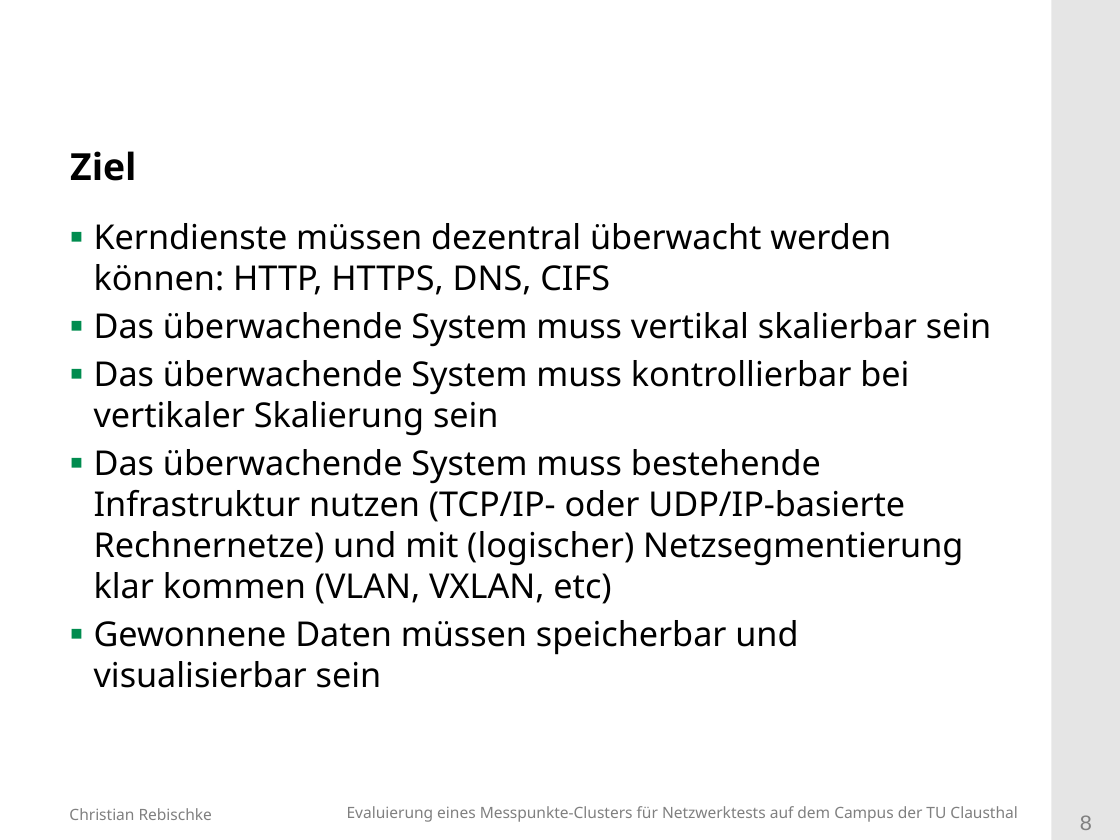
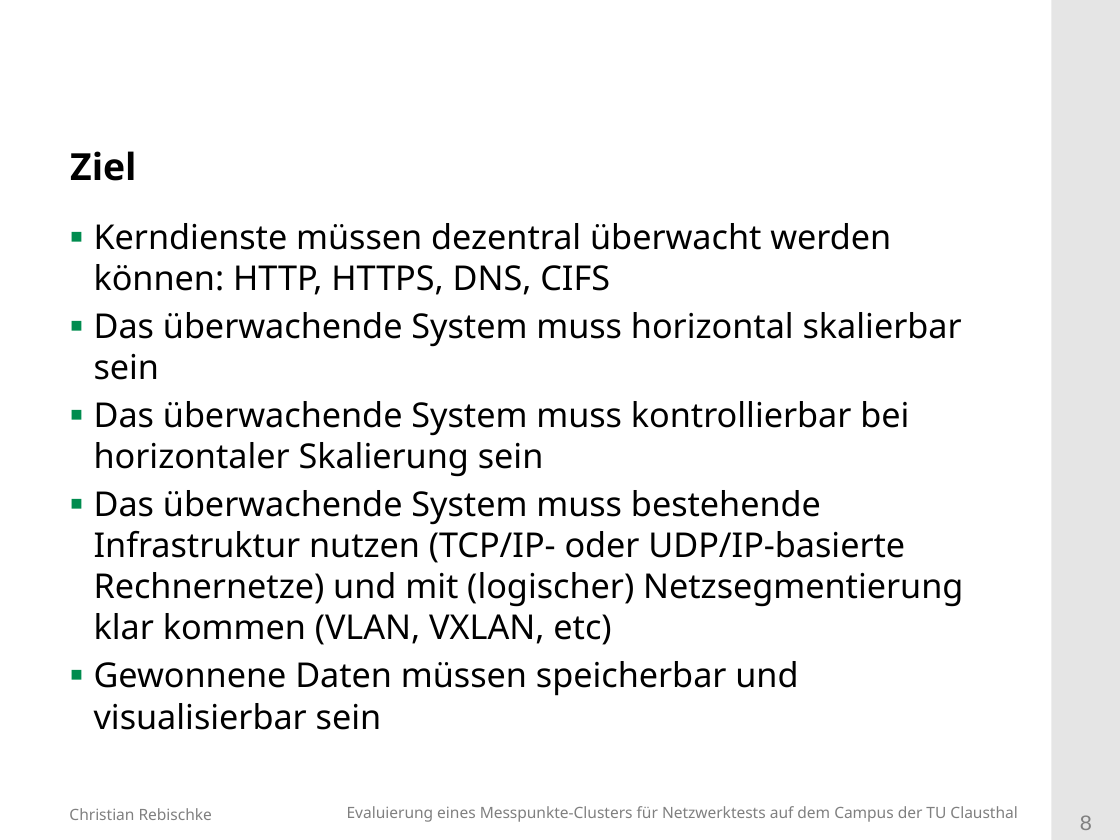
Before and after one commit to shibumi/bachelor-kolloquium, a slide deck: slide 8 of vortrag.odp. Drawn at 1120x840 pixels with LibreOffice and Linux fonts; fonts in the diff are those of the drawing; background and template pictures are left out. Boxes give left, top, right and bottom in pixels: in the first picture for what was removed or moved away, otherwise in the second. Text is boxed around its words. In the diff, an @@ line names an element or a change of style, - is before the commit and + after.

```diff
--- a/vortrag.odp
+++ b/vortrag.odp
@@ text at box(94, 312, 962, 477): text changed @@
-▪ Das überwachende System muss vertikal skalierbar sein
-▪ Das überwachende System muss kontrollierbar bei vertikaler Skalierung sein
+▪ Das überwachende System muss horizontal skalierbar sein
+▪ Das überwachende System muss kontrollierbar bei horizontaler Skalierung sein
```
Also in this commit, not shown: 5 other slides changed, 4 slides added.
